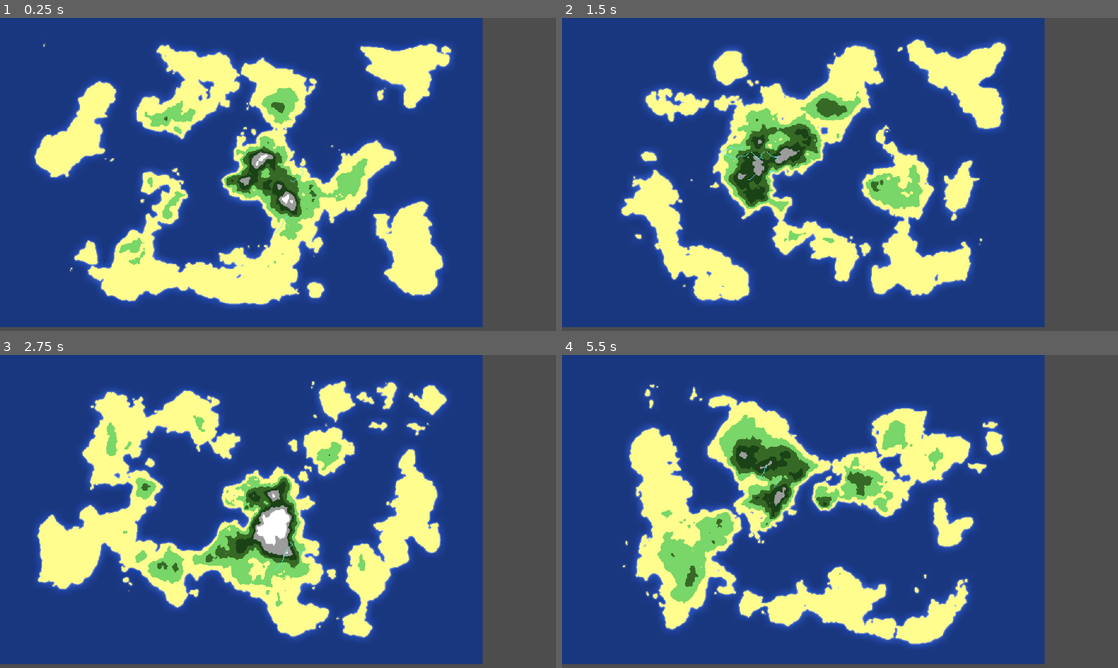
Above: before the commit, frames 1-4 (two rows, left to right).
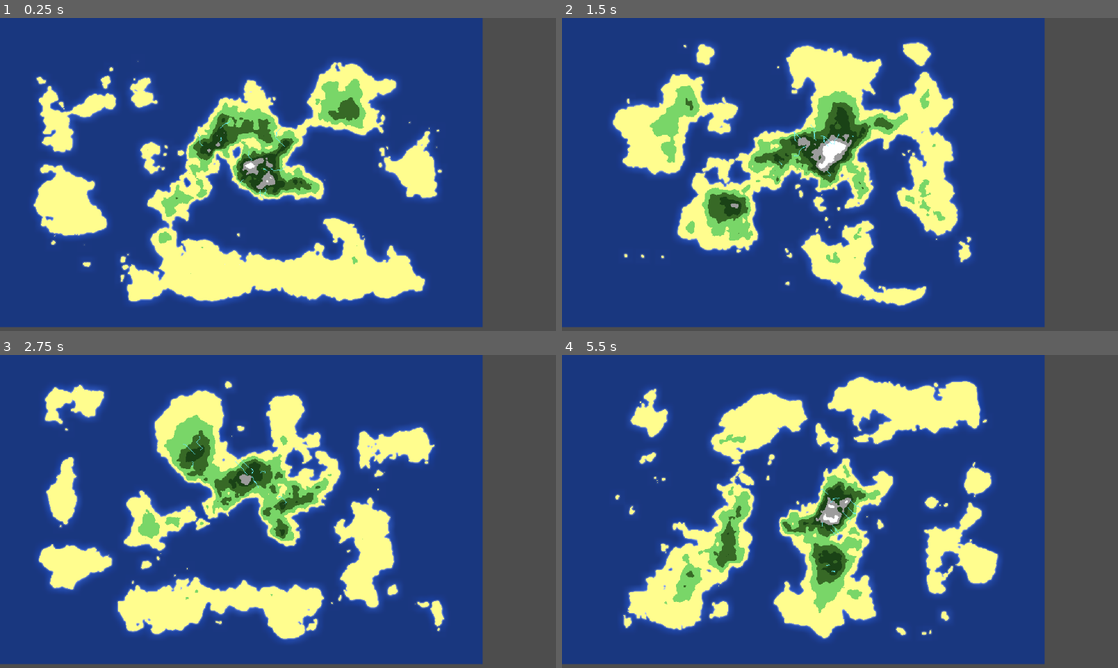
Above: after the commit, the same moments.

Repository: jhaakma/island-generator
Game: Godot game, scene res://Scenes/Main/Main.tscn
Two runs of this game, one before a commit and one after it. Both use one fixed random seed, a clock stepped at 60 frames per second and the inputs below.
Inputs:
- Up to frame 1 (0.25 s): no input
- Up to frame 2 (1.5 s): tap Enter (ui_accept) at 0.5, 0.77, 1.25 s
- Up to frame 3 (2.75 s): tap Enter (ui_accept) at 1.52, 2 s
- Up to frame 4 (5.5 s): tap Enter (ui_accept) at 2.75, 3.02, 3.5, 3.77, 4.25, 4.52 s

The runs differ from the first frame. In frame 1, 37% of the frame differs, in the area x 5-82%, y 7-93%; in frame 2, 36%; in frame 3, 36%; in frame 4, 34%.

Commit message:
Refactor island generation to use heightmap

Diff:
--- a/IslandGeneration/Modifiers/MapModifier.gd
+++ b/IslandGeneration/Modifiers/MapModifier.gd
@@ -1,5 +1,5 @@
 extends Resource
 class_name MapModifier
 
-func apply(generator: IslandGenerator, image: Image) -> void:
+func apply(generator: IslandGenerator, image: Image, heightmap: Image) -> void:
     pass
--- a/IslandGeneration/Modifiers/RiverModifier.gd
+++ b/IslandGeneration/Modifiers/RiverModifier.gd
@@ -7,27 +7,19 @@
 @export var river_count: int = 10
 @export var min_starting_height: float = 0.2
 
-func _calculate_height(generator: IslandGenerator, noise: FastNoiseLite, noise_detail: FastNoiseLite, pos: Vector2i, center: Vector2i, max_x: int, max_y: int) -> float:
-    var h = noise.get_noise_2d(pos.x, pos.y)
-    h += noise_detail.get_noise_2d(pos.x, pos.y) * generator.noise_weight_detail
-    var dx = abs(pos.x - center.x) / float(max_x) if max_x > 0 else 0
-    var dy = abs(pos.y - center.y) / float(max_y) if max_y > 0 else 0
-    var nd = max(dx, dy)
-    if max_x > 0 and max_y > 0:
-        h *= pow(1 - nd, 1 + generator.center_bias)
-    h += generator.height_adjustment * 0.01
-    if nd > 1.0:
-        h = 0
-    return h
+func _height_at(heightmap: Image, pos: Vector2i) -> float:
+    return heightmap.get_pixelv(pos).r
 
-func _generate_river(generator: IslandGenerator, image: Image, noise: FastNoiseLite, noise_detail: FastNoiseLite, center: Vector2i, max_x: int, max_y: int) -> void:
+func _generate_river(generator: IslandGenerator, image: Image, heightmap: Image) -> void:
     var start_pos := Vector2i.ZERO
     var found := false
 
+    var size := generator.get_island_size()
+
     for _i in start_search_attempts:
-        var x = randi() % generator.island_size.x
-        var y = randi() % generator.island_size.y
-        var h = _calculate_height(generator, noise, noise_detail, Vector2i(x, y), center, max_x, max_y)
+        var x = randi() % size.x
+        var y = randi() % size.y
+        var h = _height_at(heightmap, Vector2i(x, y))
 
         if h >= min_starting_height:
             start_pos = Vector2i(x, y)
@@ -43,7 +35,7 @@
     var bend_strength := 0.7 + randf() * 0.5 # How strong the bends are
 
     for i in max_length:
-        if pos.x < 0 or pos.x >= generator.island_size.x or pos.y < 0 or pos.y >= generator.island_size.y:
+        if pos.x < 0 or pos.x >= size.x or pos.y < 0 or pos.y >= size.y:
             break
         var c := image.get_pixelv(pos)
         if c.a == 0.0:
@@ -64,9 +56,9 @@
                 if dx == 0 and dy == 0:
                     continue
                 var n = pos + Vector2i(dx, dy)
-                if n.x < 0 or n.x >= generator.island_size.x or n.y < 0 or n.y >= generator.island_size.y:
+                if n.x < 0 or n.x >= size.x or n.y < 0 or n.y >= size.y:
                     continue
-                var h = _calculate_height(generator, noise, noise_detail, n, center, max_x, max_y)
+                var h = _height_at(heightmap, n)
                 var dir_vec = Vector2(n - pos).normalized()
                 var dot = bend_dir.dot(dir_vec)
                 # Prefer lower height and direction close to bend_dir
@@ -82,20 +74,6 @@
         direction = (direction * 0.7 + Vector2(best_neighbor - pos).normalized() * 0.3).normalized()
         pos = best_neighbor
 
-func apply(generator: IslandGenerator, image: Image) -> void:
-    var noise := FastNoiseLite.new()
-    noise.noise_type = FastNoiseLite.TYPE_PERLIN
-    noise.frequency = 1.0 / generator.noise_scale
-    noise.seed = generator.starting_seed
-
-    var noise_detail := FastNoiseLite.new()
-    noise_detail.noise_type = FastNoiseLite.TYPE_PERLIN
-    noise_detail.frequency = 1.0 / generator.noise_scale_detail
-    noise_detail.seed = generator.starting_seed + 1
-
-    var center := generator.island_size / 2
-    var max_x = center.x
-    var max_y = center.y
-
+func apply(generator: IslandGenerator, image: Image, heightmap: Image) -> void:
     for _i in river_count:
-        _generate_river(generator, image, noise, noise_detail, center, max_x, max_y)
+        _generate_river(generator, image, heightmap)
--- /dev/null
+++ b/IslandGeneration/heightmap_generator.gd
@@ -0,0 +1,48 @@
+extends Resource
+class_name HeightmapGenerator
+
+@export var island_size: Vector2i = Vector2i(256, 256)
+@export var noise_scale: float = 32.0
+@export var noise_scale_detail: float = 8.0
+@export var noise_weight_detail: float = 0.25
+@export var starting_seed: int = 42
+@export var center_bias: float = 3.0
+@export var height_adjustment: float = 0.0
+
+func generate_heightmap() -> Image:
+    var seed = starting_seed
+    if starting_seed == -1:
+        seed = randi() % 1000000
+
+    var noise := FastNoiseLite.new()
+    noise.noise_type = FastNoiseLite.TYPE_PERLIN
+    noise.frequency = 1.0 / noise_scale
+    noise.seed = seed
+
+    var noise_detail := FastNoiseLite.new()
+    noise_detail.noise_type = FastNoiseLite.TYPE_PERLIN
+    noise_detail.frequency = 1.0 / noise_scale_detail
+    noise_detail.seed = seed + 1
+
+    var img := Image.create(island_size.x, island_size.y, false, Image.FORMAT_RF)
+    var center := island_size / 2
+    var max_x = center.x
+    var max_y = center.y
+
+    for y in island_size.y:
+        for x in island_size.x:
+            var pos = Vector2i(x, y)
+            var dx = abs(pos.x - center.x) / float(max_x) if max_x > 0 else 0
+            var dy = abs(pos.y - center.y) / float(max_y) if max_y > 0 else 0
+            var nd = max(dx, dy)
+
+            var h = noise.get_noise_2d(x, y)
+            h += noise_detail.get_noise_2d(x, y) * noise_weight_detail
+            if max_x > 0 and max_y > 0:
+                h *= pow(1 - nd, 1 + center_bias)
+            h += height_adjustment * 0.01
+            if nd > 1.0:
+                h = 0.0
+            h = max(h, 0.0)
+            img.set_pixel(x, y, Color(h, 0, 0, 1))
+    return img
--- a/IslandGeneration/island_generator.gd
+++ b/IslandGeneration/island_generator.gd
@@ -2,52 +2,26 @@
 class_name IslandGenerator
 
 ## EXPORTS ##
-@export var island_size: Vector2i = Vector2i(256, 256)
-@export var noise_scale: float = 32.0
-@export var noise_scale_detail: float = 8.0
-@export var noise_weight_detail: float = 0.25
-@export var starting_seed: int = 42
+@export var heightmap_generator: HeightmapGenerator
 @export var biomes: Array[Biome] = []
 @export var modifiers: Array[MapModifier] = []
-@export var center_bias: float = 3.0
-@export var height_adjustment: float = 0.0
 
+func get_island_size() -> Vector2i:
+    return heightmap_generator.island_size
 
 func generate_map() -> Dictionary:
-    var seed = starting_seed
-    if starting_seed == -1:
-        seed = randi() % 1000000
+    if heightmap_generator == null:
+        push_error("IslandGenerator requires a HeightmapGenerator")
+        return {}
 
-    var noise := FastNoiseLite.new()
-    noise.noise_type = FastNoiseLite.TYPE_PERLIN
-    noise.frequency = 1.0 / noise_scale
-    noise.seed = seed
+    var heightmap := heightmap_generator.generate_heightmap()
+    var size := heightmap_generator.island_size
 
-    var noise_detail := FastNoiseLite.new()
-    noise_detail.noise_type = FastNoiseLite.TYPE_PERLIN
-    noise_detail.frequency = 1.0 / noise_scale_detail
-    noise_detail.seed = seed + 1
+    var img := Image.create(size.x, size.y, false, Image.FORMAT_RGBA8)
 
-    var img := Image.create(island_size.x, island_size.y, false, Image.FORMAT_RGBA8)
-    var center := island_size / 2
-    var max_x = center.x
-    var max_y = center.y
-
-    for y in island_size.y:
-        for x in island_size.x:
-            var pos = Vector2i(x, y)
-            var dx = abs(pos.x - center.x) / float(max_x) if max_x > 0 else 0
-            var dy = abs(pos.y - center.y) / float(max_y) if max_y > 0 else 0
-            var normalized_dist = max(dx, dy) # Rectangle falloff
-
-            var base_height = noise.get_noise_2d(x, y)
-            var detail_height = noise_detail.get_noise_2d(x, y)
-            var height = base_height + (detail_height * noise_weight_detail)
-            if max_x > 0 and max_y > 0:
-                height *= pow(1 - normalized_dist, 1 + center_bias)
-            height += height_adjustment * 0.01
-            if normalized_dist > 1.0:
-                height = 0
+    for y in size.y:
+        for x in size.x:
+            var height = heightmap.get_pixel(x, y).r
 
             var color: Color = Color(0.0, 0.0, 0.0, 0.0)
             for i in biomes.size():
@@ -60,18 +34,19 @@
             img.set_pixel(x, y, color)
 
     for modifier in modifiers:
-        modifier.apply(self, img)
+        modifier.apply(self, img, heightmap)
 
     img.generate_mipmaps()
     var texture := ImageTexture.create_from_image(img)
 
     var bitmap := BitMap.new()
     bitmap.create_from_image_alpha(img, 0.5)
-    var rect := Rect2i(Vector2i.ZERO, island_size)
+    var rect := Rect2i(Vector2i.ZERO, size)
     var polygons := bitmap.opaque_to_polygons(rect)
 
     return {
         "texture": texture,
         "image": img,
+        "heightmap": heightmap,
         "polygons": polygons
     }
--- a/Scenes/Main/Main.tscn
+++ b/Scenes/Main/Main.tscn
@@ -7,6 +7,13 @@
 [ext_resource type="Script" uid="uid://xk42ray1r42m" path="res://IslandGeneration/island_generator.gd" id="4_map"]
 [ext_resource type="Script" uid="uid://232ig0rvy8pb" path="res://IslandGeneration/Modifiers/MapModifier.gd" id="5_aw1lf"]
 [ext_resource type="Script" uid="uid://bav73ikqeuefi" path="res://IslandGeneration/Modifiers/RiverModifier.gd" id="5_river"]
+[ext_resource type="Script" uid="uid://77iwvi5bg5o6" path="res://IslandGeneration/heightmap_generator.gd" id="6_hmap"]
+
+[sub_resource type="Resource" id="Resource_biome_ocean"]
+script = ExtResource("3_biome")
+name = "Ocean"
+min_height = 0.0
+color = Color(0, 0, 0, 0)
 
 [sub_resource type="Resource" id="Resource_biome_sand"]
 script = ExtResource("3_biome")
@@ -54,17 +61,21 @@
 river_count = 10
 min_starting_height = 0.2
 
-[sub_resource type="Resource" id="Resource_island_gen"]
-script = ExtResource("4_map")
+[sub_resource type="Resource" id="Resource_heightmap_gen"]
+script = ExtResource("6_hmap")
 island_size = Vector2i(256, 128)
 noise_scale = 128.0
 noise_scale_detail = 32.0
 noise_weight_detail = 0.15
 starting_seed = -1
-biomes = Array[ExtResource("3_biome")]([SubResource("Resource_biome_sand"), SubResource("Resource_biome_grass"), SubResource("Resource_biome_forest"), SubResource("Resource_biome_dense"), SubResource("Resource_o8wgc"), SubResource("Resource_w20t6")])
-modifiers = Array[ExtResource("5_aw1lf")]([SubResource("Resource_river_mod")])
 center_bias = 1.0
 height_adjustment = 4.0
+
+[sub_resource type="Resource" id="Resource_island_gen"]
+script = ExtResource("4_map")
+heightmap_generator = SubResource("Resource_heightmap_gen")
+biomes = Array[ExtResource("3_biome")]([SubResource("Resource_biome_ocean"), SubResource("Resource_biome_sand"), SubResource("Resource_biome_grass"), SubResource("Resource_biome_forest"), SubResource("Resource_biome_dense"), SubResource("Resource_o8wgc"), SubResource("Resource_w20t6")])
+modifiers = Array[ExtResource("5_aw1lf")]([SubResource("Resource_river_mod")])
 
 [node name="Main" type="Node2D"]
 script = ExtResource("1_qtv3y")
--- a/Scenes/Main/main.gd
+++ b/Scenes/Main/main.gd
@@ -10,7 +10,7 @@
     island_renderer.connect("island_generated", _on_island_generated)
 
     water.set_size(island_size)
-    island_renderer.data_generator.island_size = island_size
+    island_renderer.data_generator.heightmap_generator.island_size = island_size
 
     # Start the island generation process
     island_renderer.generate_island()
Not shown, added: IslandGeneration/heightmap_generator.gd.uid
Not shown: 1 places in Scenes/Main/Main.tscn that only renumber resources
